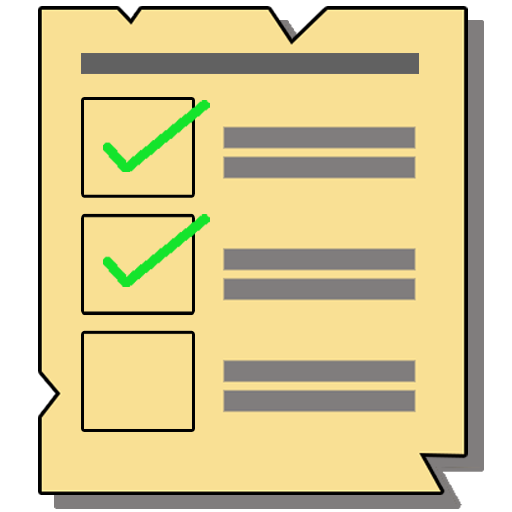
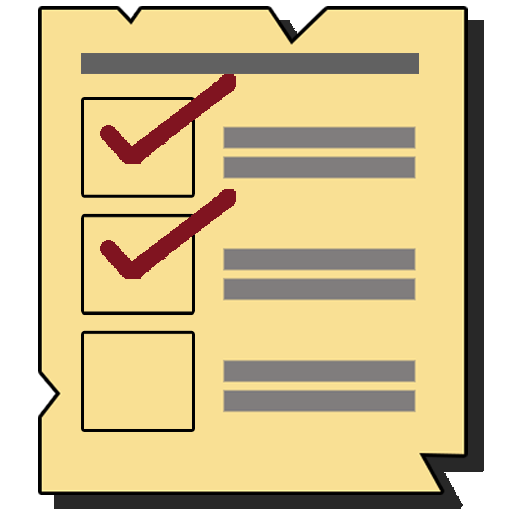
Two versions of the same layered image (512 × 512). Layer-by-layer changes:
painted on "Layer 4" over bbox(100, 74, 236, 172)
renamed "Layer 3" to "Layer 4 copy", painted on it over bbox(100, 189, 236, 287)
painted on "Layer 1 copy" over bbox(54, 20, 484, 509)
